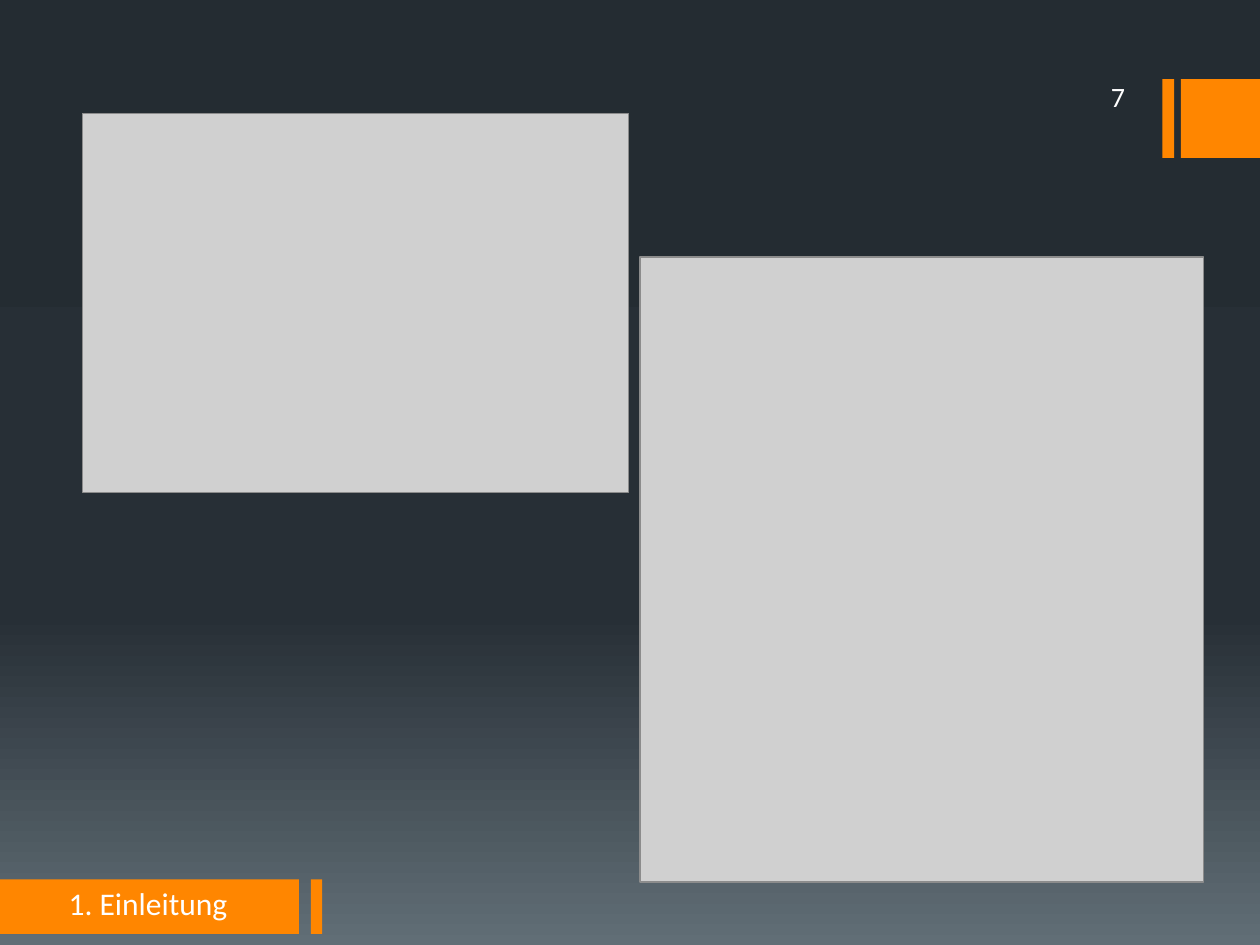
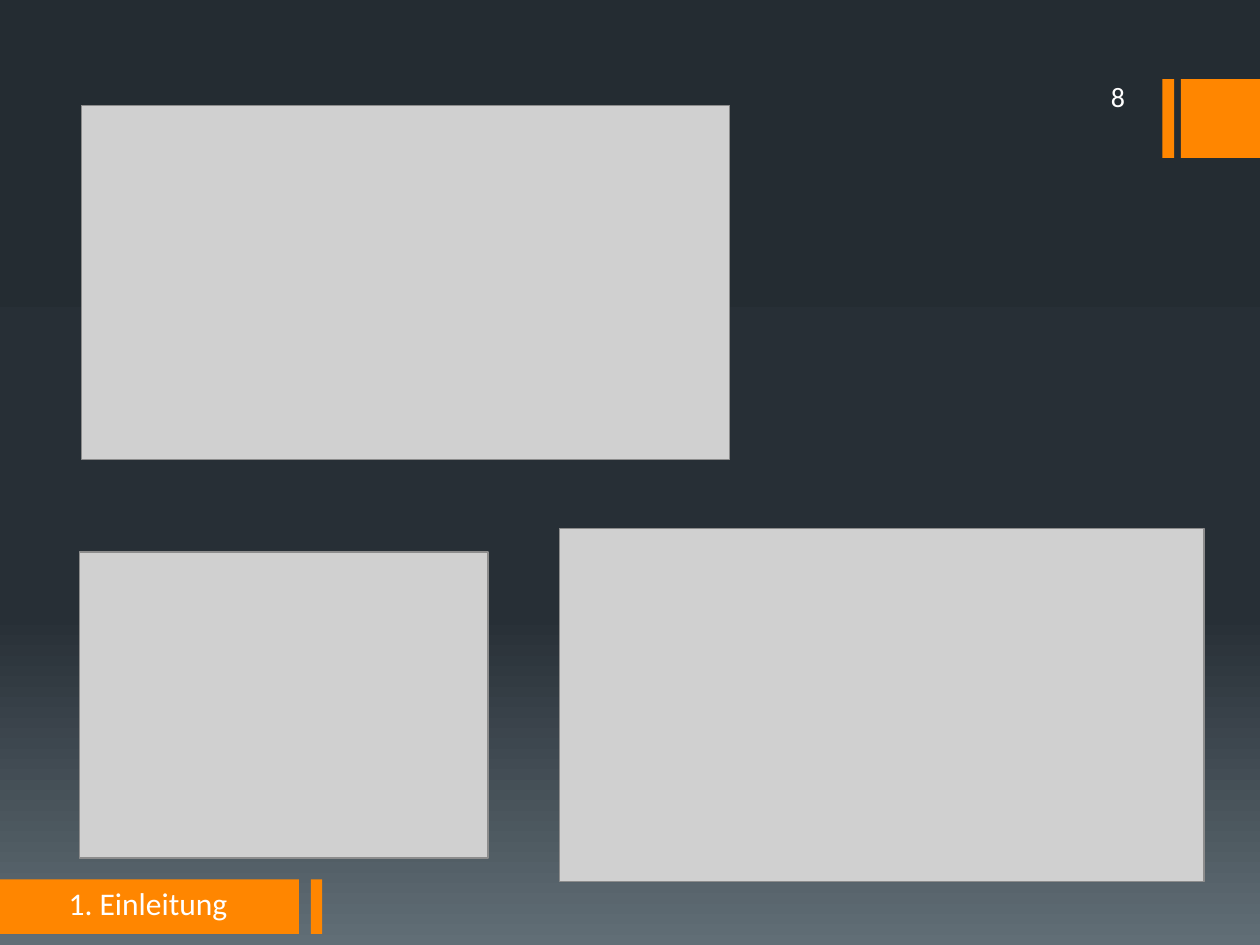
Before and after one commit to DerKleineGauss/Masterarbeit, a slide deck: slide 8 of Abschlussvortrag/Präsentation.pptx (slide 7 before the commit). Drawn at 1260x945 pixels with LibreOffice and Linux fonts; fonts in the diff are those of the drawing; grey boxes stand for pictures. Boxes give left, top, right and bottom in pixels: in the first picture for what was removed or moved away, otherwise in the second. Text is boxed around its words. In the diff, an @@ line names an element or a change of style, - is before the commit and + after.

```diff
--- a/Abschlussvortrag/Präsentation.pptx
+++ b/Abschlussvortrag/Präsentation.pptx
@@ page number at [1111,88,1125,107]: text changed @@
-7
+8
@@ picture: place and size @@
-picture at [83,113,629,493]
+picture at [82,106,730,460]
@@ picture: place and size @@
-picture at [640,257,1203,882]
+picture at [559,528,1205,881]
@@ picture added at [79,552,488,858] @@
```
Also in this commit, not shown: 1 other slide changed, 4 slides added, 16 other files.
